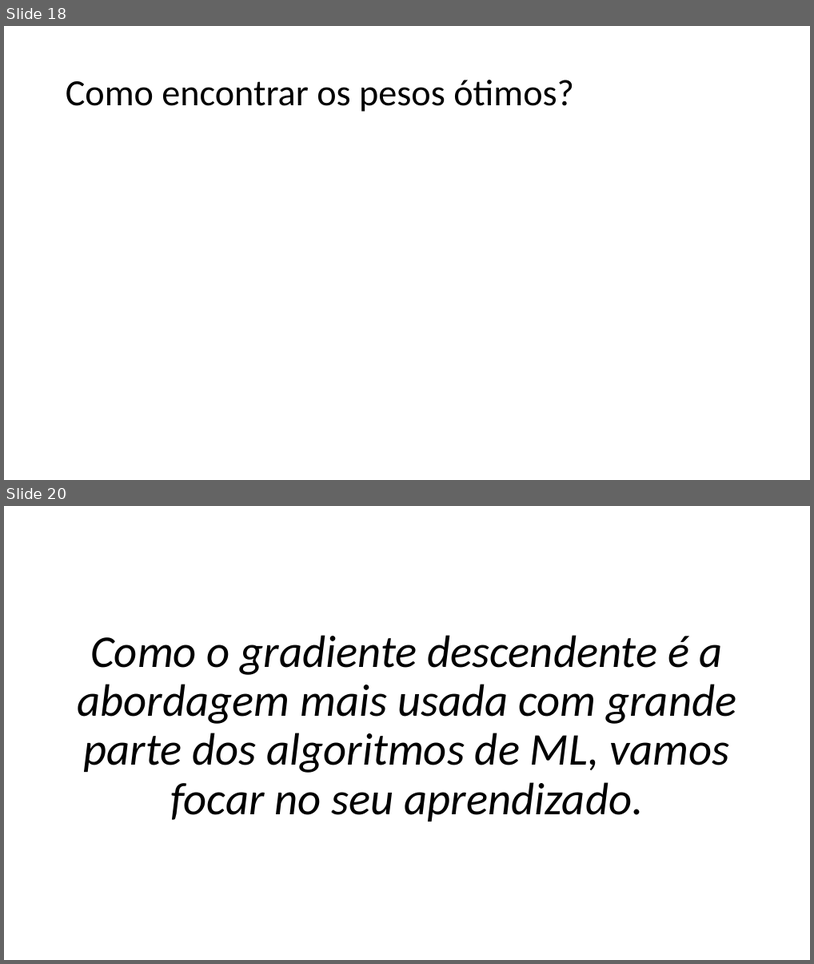
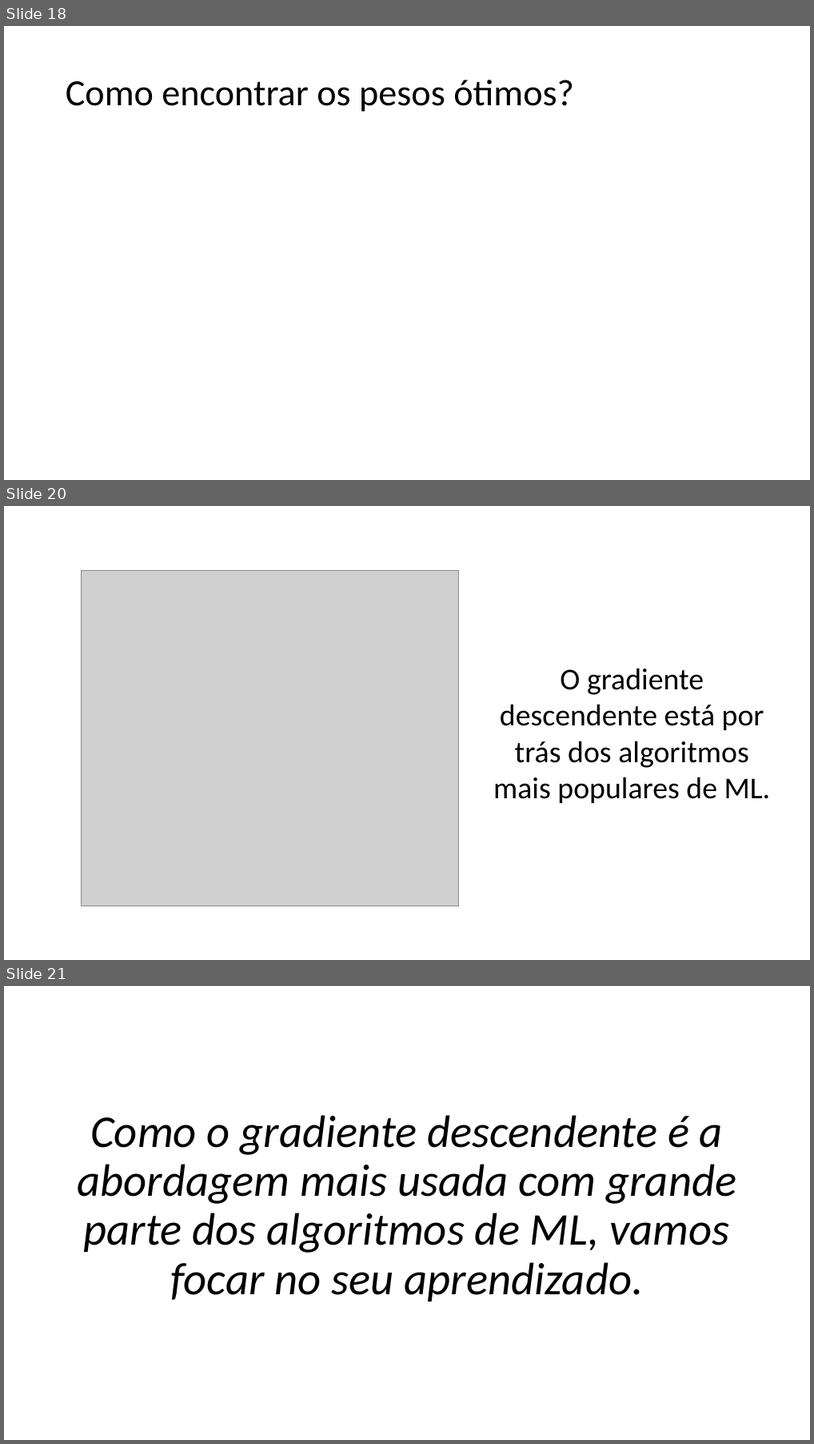
Before and after one commit to zz4fap/c24_inteligencia_artificial, a slide deck: slides/C24_Regressão.pptx. Shown one above the other, each under a label of ours: slides 18 and 20 before the commit, slides 18, 20 and 21 after it; the slides between them are not shown. The pictures are 814x964 and 814x1444 pixels, drawn with LibreOffice and Linux fonts; fonts in the diff are those of the drawing; grey boxes stand for pictures. Boxes give left, top, right and bottom in pixels: in the first picture for what was removed or moved away, otherwise in the second. Text is boxed around its words. In the diff, an @@ line names an element or a change of style, - is before the commit and + after.

```diff
--- a/slides/C24_Regressão.pptx
+++ b/slides/C24_Regressão.pptx
@@ slide 20 added at [4,506,810,960], background #FFFFFF @@
@@ picture added at [81,571,459,906] @@
@@ text added at [494,668,771,803], 36 pt, text #000000 @@
+O gradiente descendente está por trás dos algoritmos mais populares de ML.
@@ what was slide 20 is now slide 21 @@
```
Also in this commit, not shown: 7 slides changed, 2 other slides added, 5 slides removed, 2 other files.
